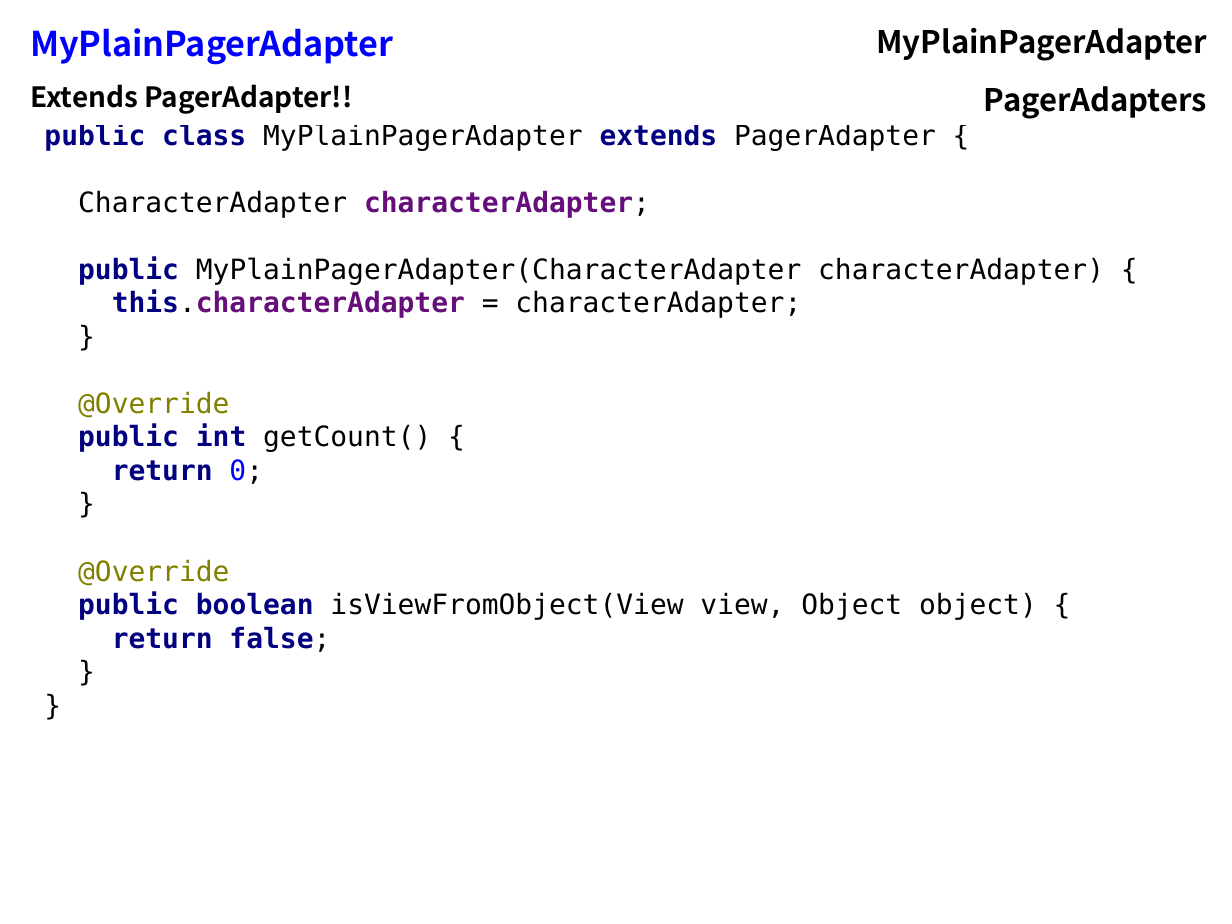
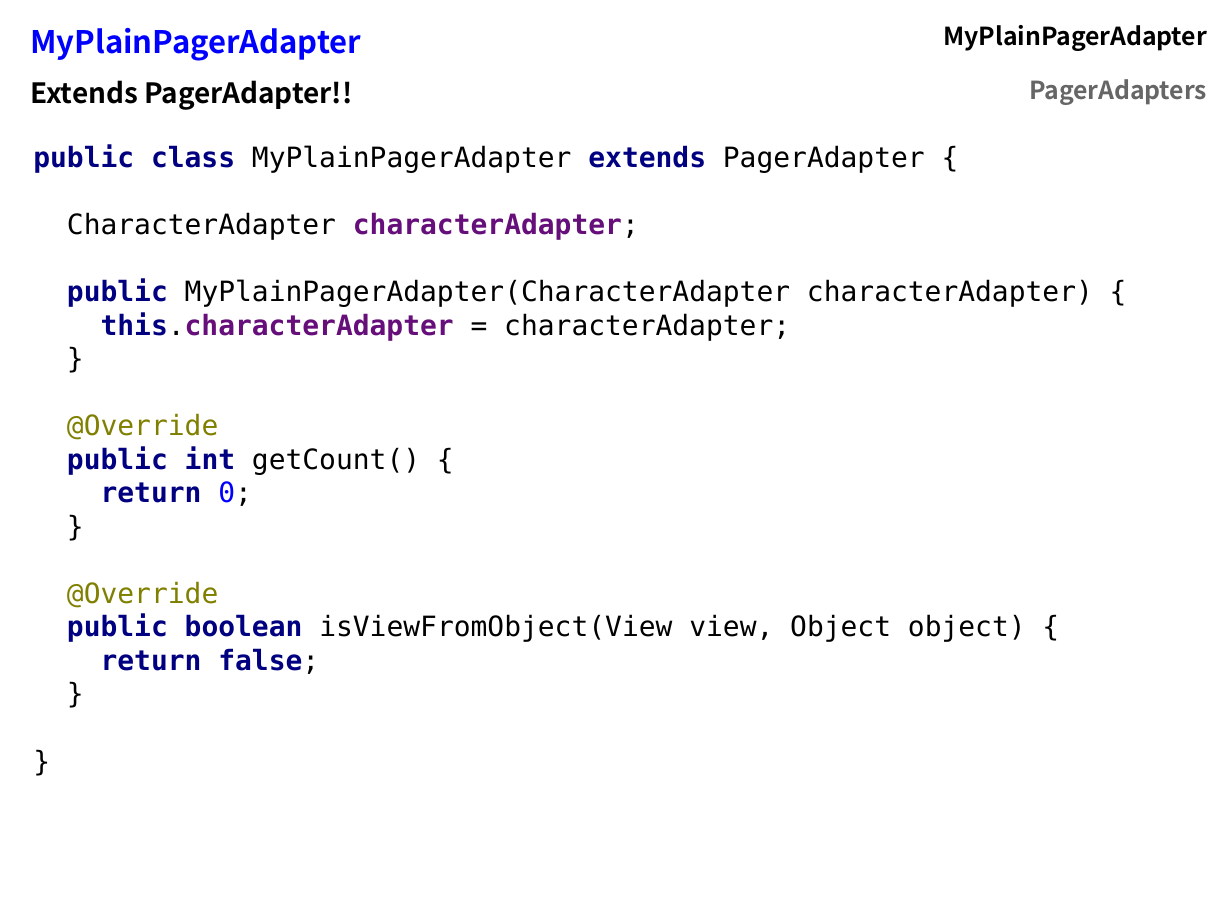
Before and after one commit to flocela/PagerAdaptersHandouts, a slide deck: slide 16 of PagerAdapterPresentation.odp (slide 17 before the commit). Drawn at 1232x924 pixels with LibreOffice and Linux fonts; fonts in the diff are those of the drawing. Boxes give left, top, right and bottom in pixels: in the first picture for what was removed or moved away, otherwise in the second. Text is boxed around its words. In the diff, an @@ line names an element or a change of style, - is before the commit and + after.

```diff
--- a/PagerAdapterPresentation.odp
+++ b/PagerAdapterPresentation.odp
@@ table at (19,11,1219,177) @@
@@ size 22 to 20 pt in "MyPlainPagerAdapter" @@
@@ size 20 to 16 pt in "MyPlainPagerAdapter", "PagerAdapters" @@
@@ text colour #000000 to #666666 in "PagerAdapters" @@
@@ text at (33,145,1093,674): text changed @@
-public class MyPlainPagerAdapter extends PagerAdapter {
-CharacterAdapter characterAdapter;
-public MyPlainPagerAdapter(CharacterAdapter characterAdapter) {
-this.characterAdapter = characterAdapter;
-}
-@Override
-public int getCount() {
-return 0;
-}
-@Override
-public boolean isViewFromObject(View view, Object object) {
-return false;
-}
-}
+public class MyPlainPagerAdapter extends PagerAdapter {
+CharacterAdapter characterAdapter;
+public MyPlainPagerAdapter(CharacterAdapter characterAdapter) {
+this.characterAdapter = characterAdapter;
+}
+@Override
+public int getCount() {
+return 0;
+}
+@Override
+public boolean isViewFromObject(View view, Object object) {
+return false;
+}
+}
```
Also in this commit, not shown: 20 other slides changed, 13 slides added, 4 slides removed, 1 other file.
